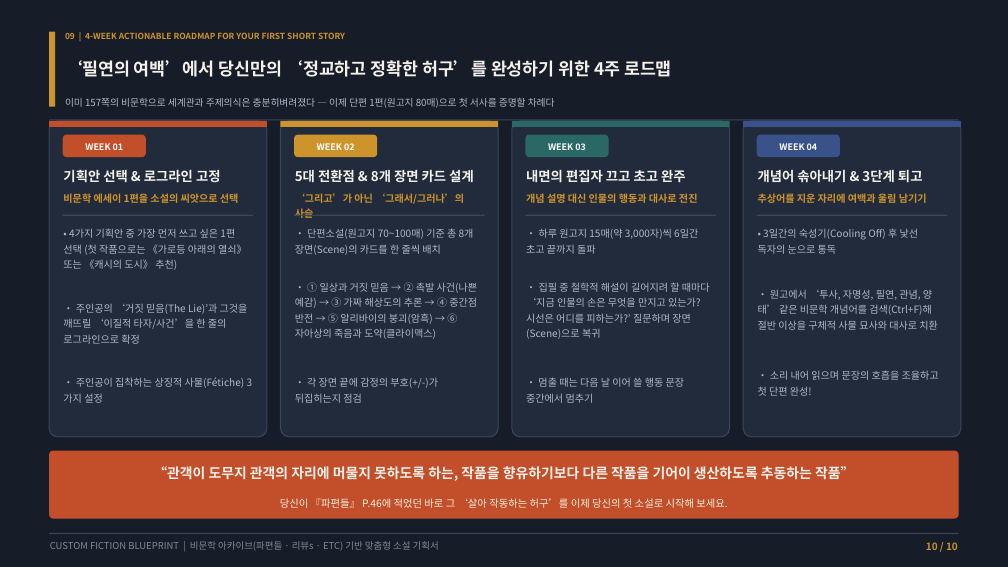
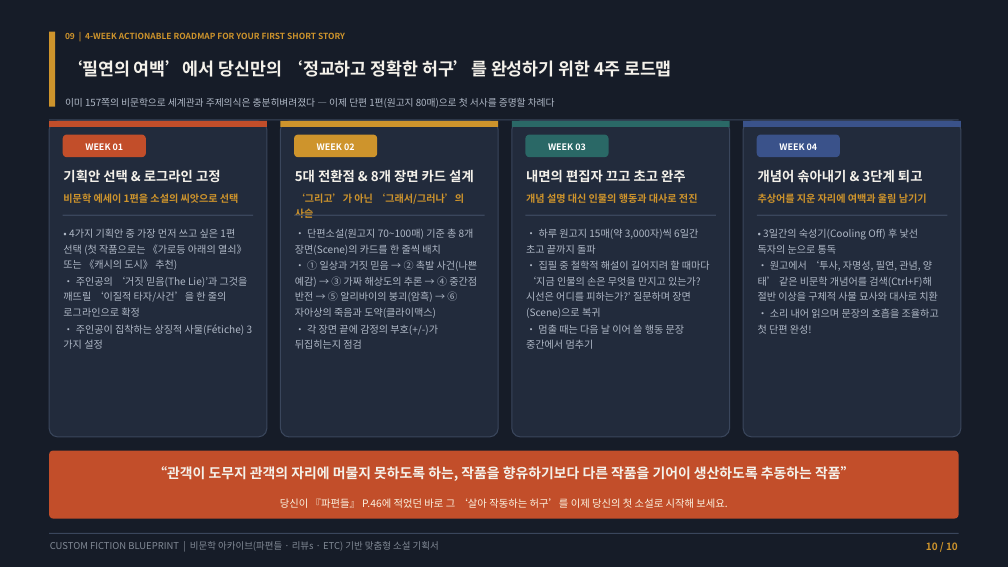
Before and after one commit to lietzsche/dev-lab, a slide deck: slide 10 of 맞춤형_소설기획_제안서.pptx. Drawn at 1008x567 pixels with LibreOffice and Linux fonts; fonts in the diff are those of the drawing. Boxes give left, top, right and bottom in pixels: in the first picture for what was removed or moved away, otherwise in the second. Text is boxed around its words. In the diff, an @@ line names an element or a change of style, - is before the commit and + after.

```diff
--- a/맞춤형_소설기획_제안서.pptx
+++ b/맞춤형_소설기획_제안서.pptx
@@ text "• 4가지 기획안 중 가장 ...": place and size @@
-text "• 4가지 기획안 중 가장 ..." at [63,304,248,344]
+text "• 4가지 기획안 중 가장 ..." at [63,228,248,349]
@@ text "• 단편소설(원고지 70~100매) 기준 총 ...": place and size @@
-text "• 단편소설(원고지 70~100매) 기준 총 ..." at [295,282,478,339]
+text "• 단편소설(원고지 70~100매) 기준 총 ..." at [295,228,478,349]
@@ text "• 하루 원고지 15매(약 3,000자)씩 ...": place and size @@
-text "• 하루 원고지 15매(약 3,000자)씩 ..." at [526,282,710,339]
+text "• 하루 원고지 15매(약 3,000자)씩 ..." at [526,229,710,349]
@@ text "• 3일간의 숙성기(Cooling Off) 후 ...": place and size @@
-text "• 3일간의 숙성기(Cooling Off) 후 ..." at [758,290,938,330]
+text "• 3일간의 숙성기(Cooling Off) 후 ..." at [758,228,939,334]
@@ text at [295,260,478,318]: more space between paragraphs @@
@@ text at [526,260,710,318]: more space between paragraphs @@
@@ text at [758,261,938,301]: more space between paragraphs @@
@@ text at [63,277,248,317]: more space between paragraphs @@
@@ text at [76,324,245,349]: paragraph added @@
+• 주인공이 집착하는 상징적 사물(Fétiche) 3가지 설정
@@ text at [295,325,438,349]: paragraph added @@
+• 각 장면 끝에 감정의 부호(+/-)가 뒤집히는지 점검
@@ text at [526,324,685,349]: paragraph added @@
+• 멈출 때는 다음 날 이어 쓸 행동 문장 중간에서 멈추기
@@ text at [758,308,939,334]: paragraph added @@
+• 소리 내어 읽으며 문장의 호흡을 조율하고 첫 단편 완성!
@@ text removed at [76,377,245,403] @@
-• 주인공이 집착하는 상징적 사물(Fétiche) 3가지 설정
@@ text removed at [295,378,438,403] @@
-• 각 장면 끝에 감정의 부호(+/-)가 뒤집히는지 점검
@@ text removed at [526,377,685,403] @@
-• 멈출 때는 다음 날 이어 쓸 행동 문장 중간에서 멈추기
@@ text removed at [758,370,939,396] @@
-• 소리 내어 읽으며 문장의 호흡을 조율하고 첫 단편 완성!
```
Also in this commit, not shown: 4 other slides changed, 8 other files.
